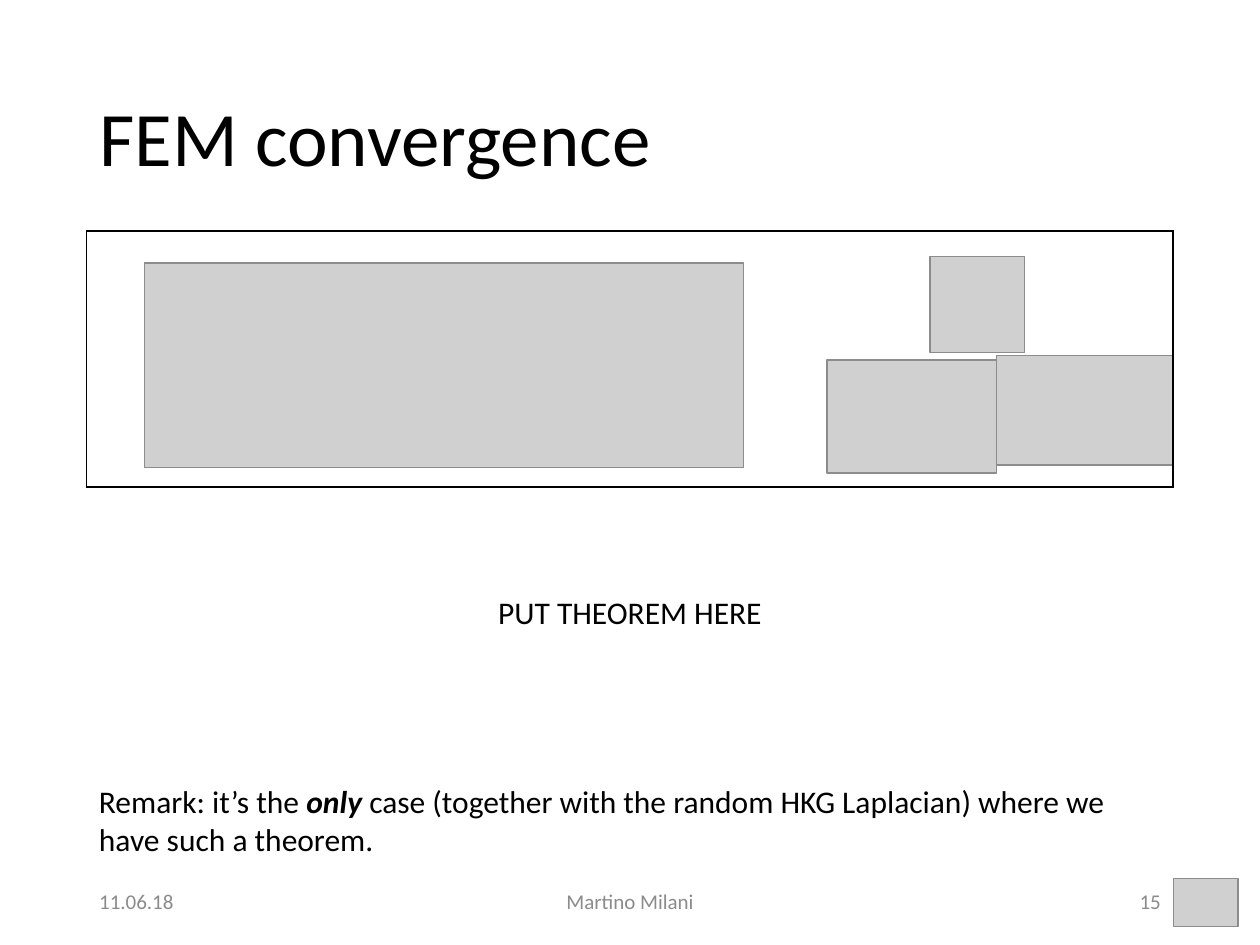
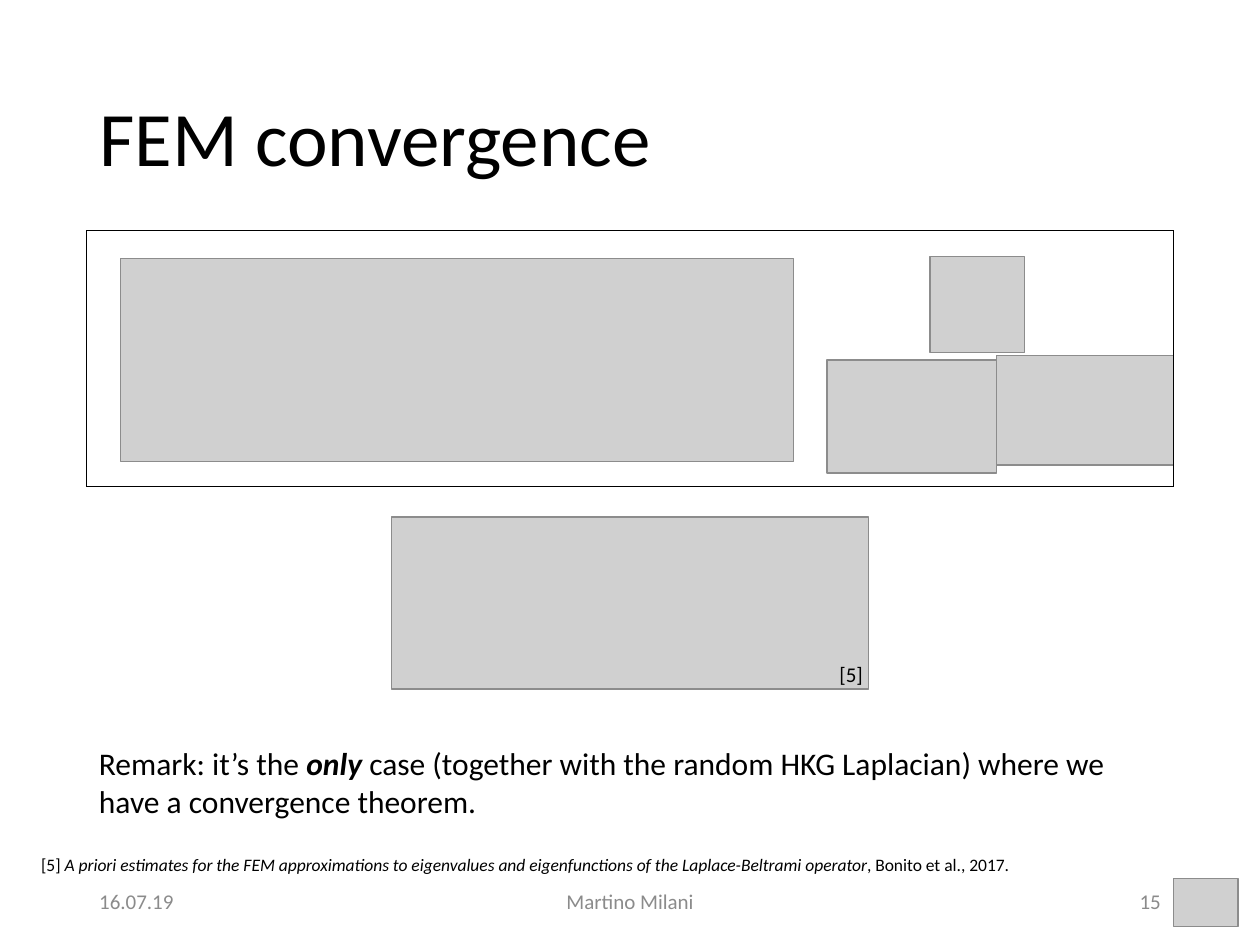
Before and after one commit to MartMilani/PDM, a slide deck: slide 15 of presentation/milani.pptx. Drawn at 1260x945 pixels with LibreOffice and Linux fonts; fonts in the diff are those of the drawing; grey boxes stand for pictures; background and template pictures are left out. Boxes give left, top, right and bottom in pixels: in the first picture for what was removed or moved away, otherwise in the second. Text is boxed around its words. In the diff, an @@ line names an element or a change of style, - is before the commit and + after.

```diff
--- a/presentation/milani.pptx
+++ b/presentation/milani.pptx
@@ rectangle at box(87, 231, 1173, 486): outline #000000 1 pt to #000000 0.75 pt @@
@@ picture: place and size @@
-picture at box(145, 263, 743, 467)
+picture at box(121, 258, 794, 462)
@@ picture added at box(391, 517, 868, 689) @@
@@ text added at box(839, 667, 862, 689), 12 pt, text #000000 @@
+[5]
@@ text at box(99, 752, 1104, 819): text changed @@
-PUT THEOREM HERE
-Remark: it’s the only case (together with the random HKG Laplacian) where we have such a theorem.
+Remark: it’s the only case (together with the random HKG Laplacian) where we have a convergence theorem.
@@ text added at box(41, 858, 1009, 874), 10 pt, text #000000, italic @@
+[5] A priori estimates for the FEM approximations to eigenvalues and eigenfunctions of the Laplace-Beltrami operator, Bonito et al., 2017.
@@ text at box(99, 895, 173, 909): text changed @@
-11.06.18
+16.07.19
```
Also in this commit, not shown: 19 other slides changed, 2 slides added, 1 slide removed, 25 other files.
